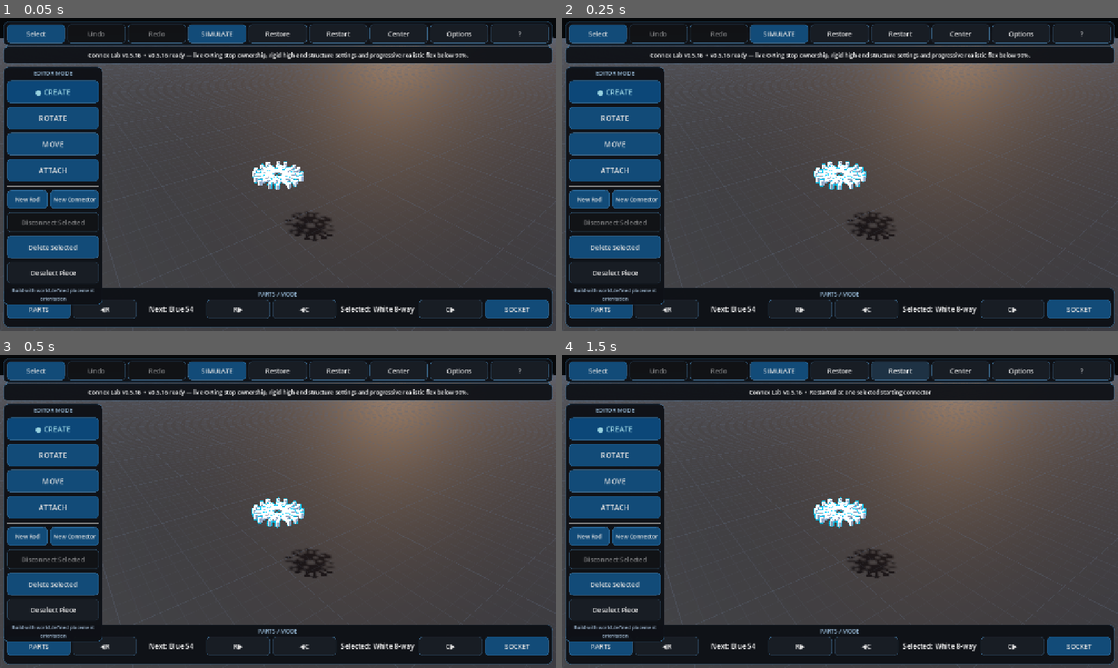
Above: before the commit, frames 1-4 (two rows, left to right).
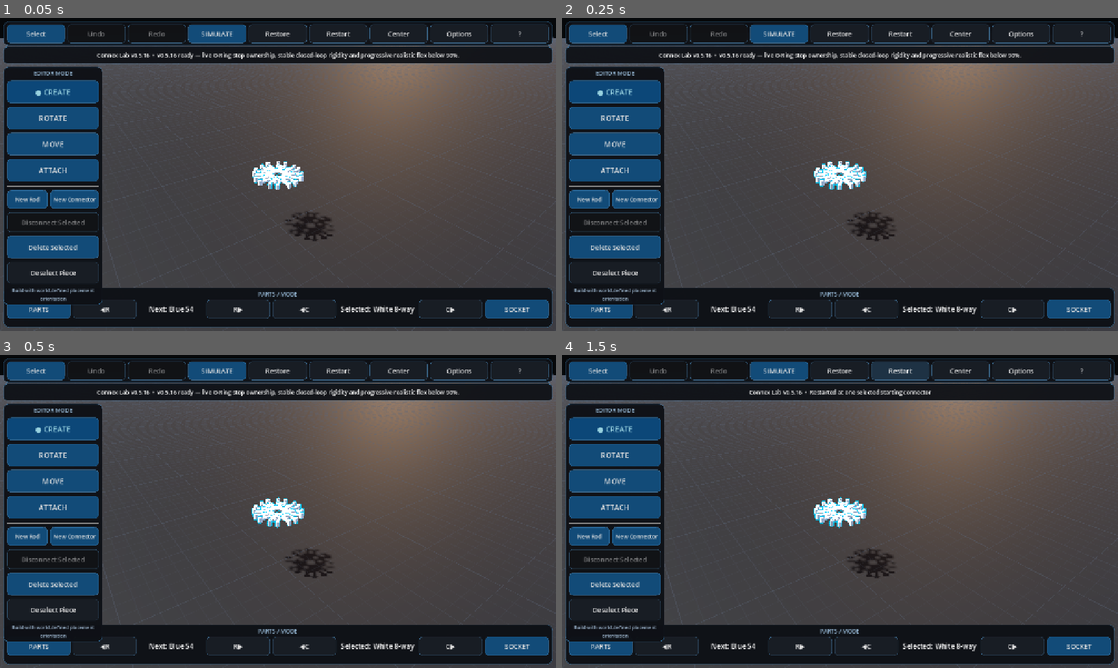
Above: after the commit, the same moments.

Repository: pixel375/connex
Game: Godot game, scene res://Main.tscn
Two runs of this game, one before a commit and one after it. Both use one fixed random seed, a clock stepped at 60 frames per second and the inputs below.
Inputs:
- Up to frame 1 (0.05 s): no input
- Up to frame 2 (0.25 s): no input
- Up to frame 3 (0.5 s): no input
- Up to frame 4 (1.5 s): click "Restart" at 0.5 s; click "Restart" at 1.25 s

The runs differ from the first frame. In frame 1, 0.8% of the frame differs, in the area x 15-85%, y 10-14%; in frame 2, 0.8%; in frame 3, 0.8%; in frame 4, nothing differs.

Commit message:
Preserve closed-loop solver relief at high rigidity

Diff:
--- a/scripts/main_v073.gd
+++ b/scripts/main_v073.gd
@@ -12,7 +12,7 @@
 	super._ready()
 	if update_status_v021 != null:
 		_set_update_status_v021("Current version: v%s" % VERSION_073)
-	_status("v0.5.16 ready — live O-Ring stop ownership, rigid high-end structure settings and progressive realistic flex below 90%.")
+	_status("v0.5.16 ready — live O-Ring stop ownership, stable closed-loop rigidity and progressive realistic flex below 90%.")
 
 
 func _status(text: String) -> void:
@@ -22,10 +22,8 @@
 
 func _structure_flex_angle_rad_v066() -> float:
 	var rigidity: float = clampf(physics_structure_rigidity_v066, 0.0, 100.0)
-	# Jolt treats a tiny non-zero angular allowance as a materially different
-	# constraint from a true fixed joint. Keep the upper end exactly rigid so the
-	# default 92% physics remains stable, then ramp compliance through the lower
-	# slider range where the user actually wants visible structure flex.
+	# The visible/high-end behavior is genuinely rigid. Below 90%, compliance
+	# ramps in progressively across the construction.
 	if rigidity >= STRUCTURE_FLEX_RIGID_THRESHOLD_V073:
 		return 0.0
 	var flexible01: float = 1.0 - rigidity / STRUCTURE_FLEX_RIGID_THRESHOLD_V073
@@ -37,13 +35,49 @@
 	return rad_to_deg(_structure_flex_angle_rad_v066())
 
 
+func _cycle_solver_relief_rad_v073() -> float:
+	# Closed rigid loops are over-constrained. v0.5.11 solved their delayed Jolt
+	# energy buildup by giving only the redundant cycle-closing edge a tiny angular
+	# allowance. Preserve that proven relief when the user-facing high end is 0°.
+	var rigidity01: float = clampf(physics_structure_rigidity_v066 / 100.0, 0.0, 1.0)
+	var loose01: float = pow(1.0 - rigidity01, 1.35)
+	var degrees: float = lerpf(STRUCTURE_FLEX_MIN_DEG_V066, STRUCTURE_FLEX_MAX_DEG_V066, loose01)
+	return deg_to_rad(degrees)
+
+
+func _apply_structure_flex_all_v072() -> int:
+	var global_flex: float = _structure_flex_angle_rad_v066()
+	var high_end: bool = physics_structure_rigidity_v066 >= STRUCTURE_FLEX_RIGID_THRESHOLD_V073
+	var cycle_relief: float = _cycle_solver_relief_rad_v073()
+	var count := 0
+	_rebuild_connection_graph_v020(false)
+	for record_value in connections_v020:
+		var record := record_value as Dictionary
+		if str(record.get("kind", "")) not in ["socket", "cross"]:
+			continue
+		var joint := record.get("joint") as Generic6DOFJoint3D
+		if not is_instance_valid(joint):
+			continue
+		var applied_flex: float = global_flex
+		if high_end and bool(joint.get_meta("sim_soft_socket_cycle_v064", false)):
+			applied_flex = cycle_relief
+		for axis_name in ["x", "y", "z"]:
+			joint.set("angular_limit_%s/enabled" % axis_name, true)
+			joint.set("angular_limit_%s/lower_angle" % axis_name, -applied_flex)
+			joint.set("angular_limit_%s/upper_angle" % axis_name, applied_flex)
+		joint.set_meta("sim_rigidity_all_v072", true)
+		joint.set_meta("sim_structure_rigidity_v066", physics_structure_rigidity_v066)
+		joint.set_meta("sim_structure_flex_rad_v066", applied_flex)
+		joint.set_meta("sim_cycle_relief_v073", high_end and bool(joint.get_meta("sim_soft_socket_cycle_v064", false)))
+		count += 1
+	return count
+
+
 # O-Ring boundaries belong to rod segments, not permanently to the connector
 # that happened to be nearest when SIMULATE started. Keep each AXLE's original
 # O-Ring segment so a hub can never change sides by crossing a ring, but refresh
 # which hub is currently the lower/upper boundary owner inside that segment.
 # Interior hubs remain ordinary physical hubs and stack by normal collision.
-# This prevents stale ownership without adding artificial hidden floors between
-# adjacent connectors (which caused solver energy when loaded constructions hit).
 func _build_axle_stop_ranges_v070() -> void:
 	axle_stop_ranges_v070.clear()
 	if axle_stop_segment_by_uid_v073.is_empty():
